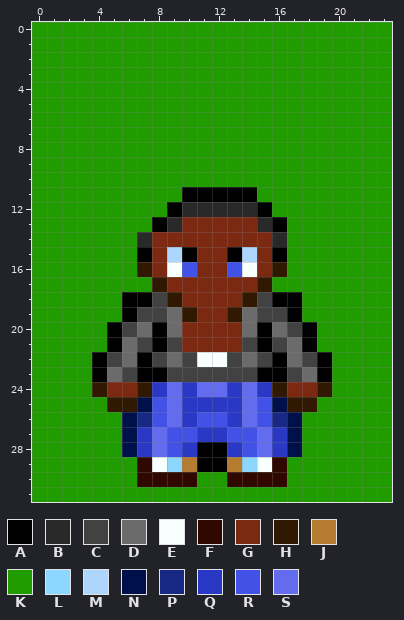
Two versions of one pixel-art sprite, Picture/SPRDreFront.png. The picture above was drawn from the file before the commit.
The file is 24x32 pixels. Colours within 5 levels of each other are drawn and written as one.
Palette (. is transparent): A #000000  B #292929  C #424242  D #6b6b6b  E #f7ffff  F #310800  G #7b2910  H #311800  J #b47b31  K #219c00  L #8cd6ff  M #add6ff  N #00104a  P #182984  Q #2939c6  R #4252e7  S #636bef
After the commit:
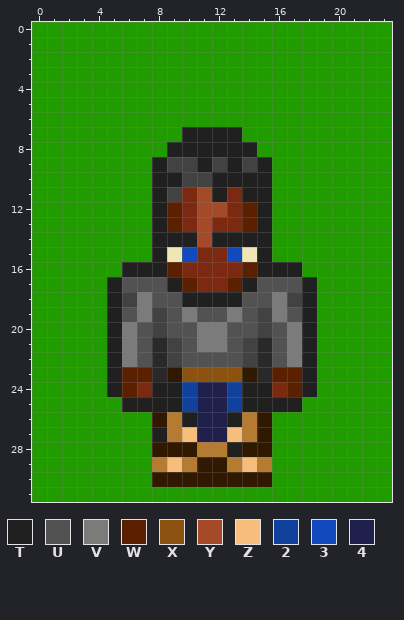
Colours new in this view: T #202020  U #525252  V #7b7b7b  W #5a2000  X #8b5210  Y #a44a29  Z #f6bd7b  2 #10419c  3 #104abd  4 #20204d
Edits made:
colour M: #add6ff -> #eee6b4
Changed rows in their new state; - is a pixel that keeps its letter.
first column x 4:
 7 ------TTTT------
 8 -----TTTTTT-----
 9 ----TCCTCTCT----
10 ----TTCCTTTT----
11 ----TCGYTGTT----
12 ----TWGYYGWT----
13 ----TW-Y--WTK---
14 ---KTTTYTTTTK---
15 ---KT-3--3-TK---
16 --TTTWG--GWTTT--
17 -TUUUTW--WTUUUT-
18 -TCVUUTTTTUUVCT-
19 -TUV-UVUUVU-VUT-
20 -TVUCUUVVUUCUVT-
21 -TVUB-UVVU-BUVT-
22 KTVUBCUUUUCBUVTK
23 KTWWBHXXXXHBWWTK
24 KTWGTT2442TTGWTK
25 -KTTTT2442TTTTK-
26 --KKHJT44TJHKK--
27 --KKTJZ44ZJHKK--
28 --KKHHHJJTHHKK--
29 ---KJZ-HH-ZJK---
30 ---KHHHHHHHHK---
